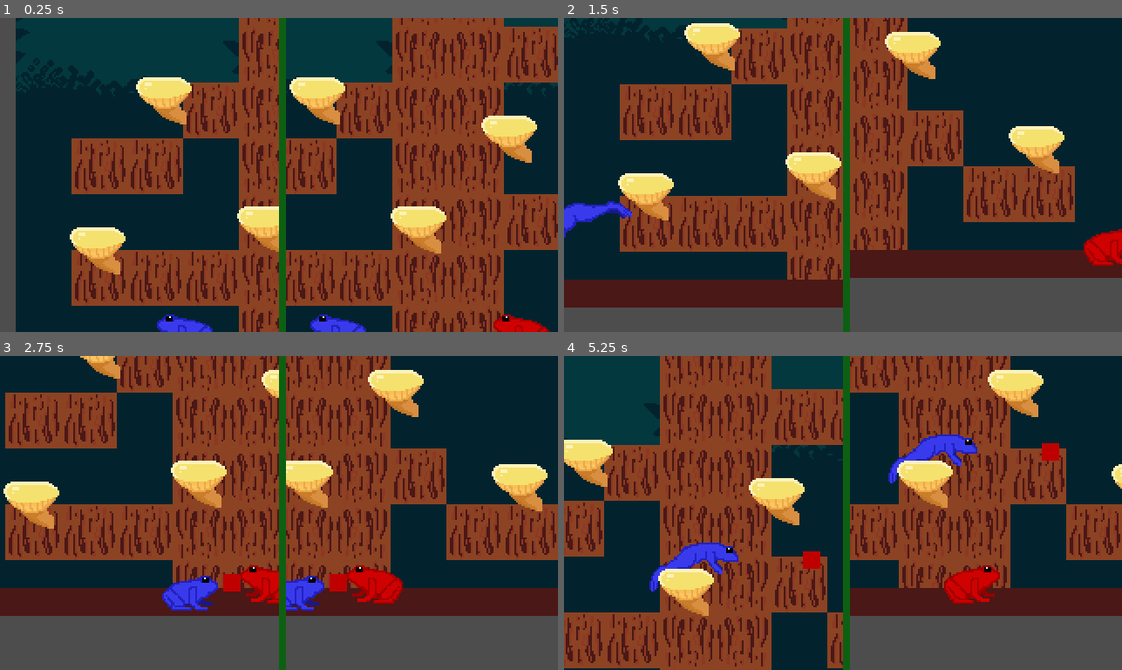
Above: before the commit, frames 1-4 (two rows, left to right).
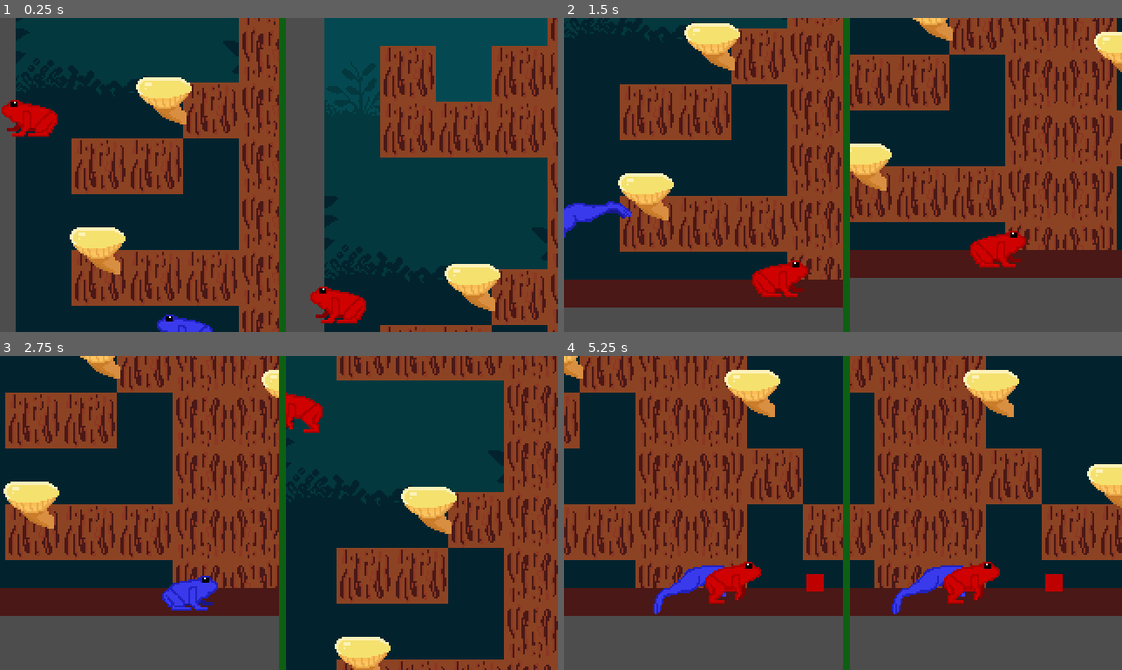
Above: after the commit, the same moments.

Repository: shrubino/CSP_LocalMult
Game: Godot game, scene res://Scenes/main.tscn
Two runs of this game, one before a commit and one after it. Both use one fixed random seed, a clock stepped at 60 frames per second and the inputs below.
Inputs:
- Up to frame 1 (0.25 s): no input
- Up to frame 2 (1.5 s): hold A (A) 0.53-1.28 s; hold Right (Right) from 0.53 s (still down); tap Up (Up) at 0.77, 1.07 s; tap C (C) at 0.8, 1.35 s
- Up to frame 3 (2.75 s): tap Up (Up) at 1.52, 1.82 s; tap D (D) at 1.55 s; release Right (Right) at 2.03 s; hold Left (Left) from 2.03 s (still down); hold D (D) from 2.03 s (still down); tap M (M) at 2.3 s
- Up to frame 4 (5.25 s): release Left (Left) at 2.78 s; release D (D) at 2.78 s; hold Right (Right) 2.78-4.28 s; tap M (M) at 2.85 s; tap Up (Up) at 3.02, 3.32, 3.77, 4.07, 4.52, 4.82 s; tap N (N) at 3.05, 3.6 s; hold S (S) 3.53-4.28 s; hold Left (Left) 4.28-5.03 s; tap S (S) at 4.35 s; tap V (V) at 4.55 s; hold Right (Right) from 5.03 s (still down); hold V (V) from 5.03 s (still down)

The runs differ from the first frame. In frame 1, 37% of the frame differs, in the area x 0-100%, y 0-100%; in frame 2, 29%; in frame 3, 40%; in frame 4, 49%.

Commit message:
Latest push

Diff:
--- a/local-multiplayer-game/Scenes/Level1.tscn
+++ b/local-multiplayer-game/Scenes/Level1.tscn
@@ -2,8 +2,8 @@
 
 [ext_resource type="Texture2D" uid="uid://cwra40fds0cwo" path="res://Resources/spritesheet.png" id="1_joc8x"]
 [ext_resource type="PackedScene" uid="uid://bro3dprem6cm0" path="res://Scenes/Player1.tscn" id="2_6l7je"]
-[ext_resource type="PackedScene" path="res://Scenes/player_2.tscn" id="3_jv6wh"]
 [ext_resource type="PackedScene" uid="uid://cf6nlic2jww2" path="res://Scenes/item.tscn" id="4_jghel"]
+[ext_resource type="PackedScene" uid="uid://dwacpckxvli0b" path="res://Scenes/Player2.tscn" id="4_ysn8j"]
 [ext_resource type="PackedScene" uid="uid://vmo7thkk6ugc" path="res://Scenes/mushroom.tscn" id="8_6ll4n"]
 [ext_resource type="Texture2D" uid="uid://ctc55x6e6ae34" path="res://Resources/Tiles/MUSHROOM PLATFORM.png" id="8_rpty4"]
 [ext_resource type="PackedScene" uid="uid://btwwcxhsmo6km" path="res://Scenes/dragon_fly.tscn" id="11_2h8qs"]
@@ -106,8 +106,7 @@
 run = false
 idle = false
 
-[node name="Player2" parent="." groups=["Player"] instance=ExtResource("3_jv6wh")]
-position = Vector2(202, 164)
+[node name="Player2" parent="." instance=ExtResource("4_ysn8j")]
 
 [node name="Items" type="Node" parent="."]
 
@@ -250,7 +249,10 @@
 position = Vector2(47, 128)
 
 [node name="Mushroom3" parent="." instance=ExtResource("8_6ll4n")]
-position = Vector2(143, 116)
+position = Vector2(267, 8)
+
+[node name="Sprite2D" parent="Mushroom3" index="0"]
+flip_h = true
 
 [node name="Mushroom4" parent="." instance=ExtResource("8_6ll4n")]
 position = Vector2(195, 64)
@@ -259,3 +261,5 @@
 position = Vector2(85, 42)
 
 [connection signal="pressed" from="CanvasLayer/WinPanel/RestartButton" to="Player1" method="_on_restart_button_pressed"]
+
+[editable path="Mushroom3"]
--- a/local-multiplayer-game/Scenes/main.tscn
+++ b/local-multiplayer-game/Scenes/main.tscn
@@ -88,7 +88,6 @@
 position_smoothing_enabled = true
 
 [node name="Level1" parent="HBoxContainer/LeftViewportContainer/LeftSubViewport" instance=ExtResource("2_8gbba")]
-unique_name_in_owner = true
 
 [node name="CanvasLayer" type="CanvasLayer" parent="HBoxContainer/LeftViewportContainer/LeftSubViewport"]
 visible = false
@@ -173,3 +172,6 @@
 offset_right = 164.0
 offset_bottom = 180.0
 color = Color(0.050980393, 0.3764706, 0.07058824, 1)
+
+[editable path="HBoxContainer/LeftViewportContainer/LeftSubViewport/Level1"]
+[editable path="HBoxContainer/LeftViewportContainer/LeftSubViewport/Level1/Mushroom3"]
--- a/local-multiplayer-game/Scenes/player_2.tscn
+++ /dev/null
@@ -1,150 +0,0 @@
-[gd_scene load_steps=13 format=3 uid="uid://djudxw4akuocg"]
-
-[ext_resource type="Script" uid="uid://ck1liuedogadu" path="res://Scripts/player_2.gd" id="1_cgts5"]
-[ext_resource type="Texture2D" uid="uid://cwra40fds0cwo" path="res://Resources/spritesheet.png" id="2_cgts5"]
-
-[sub_resource type="RectangleShape2D" id="RectangleShape2D_n5fpy"]
-size = Vector2(8, 10)
-
-[sub_resource type="CircleShape2D" id="CircleShape2D_cgts5"]
-radius = 6.0
-
-[sub_resource type="AtlasTexture" id="AtlasTexture_a3adp"]
-atlas = ExtResource("2_cgts5")
-region = Rect2(0, 0, 32, 32)
-
-[sub_resource type="AtlasTexture" id="AtlasTexture_n0kdt"]
-atlas = ExtResource("2_cgts5")
-region = Rect2(32, 0, 32, 32)
-
-[sub_resource type="SpriteFrames" id="SpriteFrames_eus2p"]
-animations = [{
-"frames": [{
-"duration": 1.0,
-"texture": SubResource("AtlasTexture_a3adp")
-}, {
-"duration": 1.0,
-"texture": SubResource("AtlasTexture_n0kdt")
-}],
-"loop": true,
-"name": &"Idle",
-"speed": 5.0
-}]
-
-[sub_resource type="Animation" id="Animation_dvont"]
-length = 0.001
-tracks/0/type = "value"
-tracks/0/imported = false
-tracks/0/enabled = true
-tracks/0/path = NodePath("Tongue:position")
-tracks/0/interp = 1
-tracks/0/loop_wrap = true
-tracks/0/keys = {
-"times": PackedFloat32Array(0),
-"transitions": PackedFloat32Array(1),
-"update": 0,
-"values": [Vector2(0, 0)]
-}
-
-[sub_resource type="Animation" id="Animation_2ale3"]
-resource_name = "TongueFireLeft"
-tracks/0/type = "value"
-tracks/0/imported = false
-tracks/0/enabled = true
-tracks/0/path = NodePath("Tongue:position")
-tracks/0/interp = 2
-tracks/0/loop_wrap = true
-tracks/0/keys = {
-"times": PackedFloat32Array(0, 0.2, 0.5),
-"transitions": PackedFloat32Array(1, 1, 1),
-"update": 0,
-"values": [Vector2(0, 0), Vector2(-90, 0), Vector2(0, 0)]
-}
-
-[sub_resource type="Animation" id="Animation_n5fpy"]
-resource_name = "TongueFireRight"
-tracks/0/type = "value"
-tracks/0/imported = false
-tracks/0/enabled = true
-tracks/0/path = NodePath("Tongue:position")
-tracks/0/interp = 2
-tracks/0/loop_wrap = true
-tracks/0/keys = {
-"times": PackedFloat32Array(0, 0.2, 0.5),
-"transitions": PackedFloat32Array(1, 1, 1),
-"update": 0,
-"values": [Vector2(0, 0), Vector2(90, 0), Vector2(0, 0)]
-}
-
-[sub_resource type="Animation" id="Animation_1yta1"]
-resource_name = "TongueFireUp"
-tracks/0/type = "value"
-tracks/0/imported = false
-tracks/0/enabled = true
-tracks/0/path = NodePath("Tongue:position")
-tracks/0/interp = 2
-tracks/0/loop_wrap = true
-tracks/0/keys = {
-"times": PackedFloat32Array(0, 0.2, 0.5),
-"transitions": PackedFloat32Array(1, 1, 1),
-"update": 0,
-"values": [Vector2(0, 0), Vector2(0, -90), Vector2(0, 0)]
-}
-
-[sub_resource type="AnimationLibrary" id="AnimationLibrary_dvont"]
-_data = {
-&"RESET": SubResource("Animation_dvont"),
-&"TongueFireLeft": SubResource("Animation_2ale3"),
-&"TongueFireRight": SubResource("Animation_n5fpy"),
-&"TongueFireUp": SubResource("Animation_1yta1")
-}
-
-[node name="Player2" type="CharacterBody2D" node_paths=PackedStringArray("leftRaycast", "middleRaycast", "rightRaycast", "tongue") groups=["Player2"]]
-script = ExtResource("1_cgts5")
-leftRaycast = NodePath("LeftCast")
-middleRaycast = NodePath("MiddleCast")
-rightRaycast = NodePath("RightCast")
-idle = true
-tongue = NodePath("Tongue")
-
-[node name="CollisionShape2D" type="CollisionShape2D" parent="."]
-shape = SubResource("RectangleShape2D_n5fpy")
-
-[node name="LeftCast" type="RayCast2D" parent="."]
-position = Vector2(-4, 0)
-target_position = Vector2(0, -10)
-
-[node name="MiddleCast" type="RayCast2D" parent="."]
-target_position = Vector2(0, -10)
-
-[node name="RightCast" type="RayCast2D" parent="."]
-position = Vector2(4, 0)
-target_position = Vector2(0, -10)
-
-[node name="Camera2D" type="Camera2D" parent="."]
-
-[node name="Tongue" type="Area2D" parent="."]
-
-[node name="CollisionShape2D" type="CollisionShape2D" parent="Tongue"]
-shape = SubResource("CircleShape2D_cgts5")
-
-[node name="ColorRect" type="ColorRect" parent="Tongue"]
-offset_left = -5.0
-offset_top = -5.0
-offset_right = 5.0
-offset_bottom = 5.0
-color = Color(0.7490196, 0, 0, 1)
-metadata/_edit_use_anchors_ = true
-
-[node name="Sprite2D" type="AnimatedSprite2D" parent="." groups=["Player2"]]
-sprite_frames = SubResource("SpriteFrames_eus2p")
-animation = &"Idle"
-autoplay = "Idle"
-frame_progress = 0.6007136
-
-[node name="AnimationPlayer" type="AnimationPlayer" parent="."]
-libraries = {
-&"": SubResource("AnimationLibrary_dvont")
-}
-
-[connection signal="body_entered" from="Tongue" to="." method="_on_tongue_body_entered"]
--- a/local-multiplayer-game/Scripts/main.gd
+++ b/local-multiplayer-game/Scripts/main.gd
@@ -4,12 +4,12 @@
 	{
 		sub_viewport = %LeftSubViewport,
 		camera = %LeftCamera2D,
-		player = %Level1/Player1,
+		player = $HBoxContainer/LeftViewportContainer/LeftSubViewport/Level1/Player1,
 	},
 	{
 		sub_viewport = %RightSubViewport,
 		camera = %RightCamera2D,
-		player = %Level1/Player2,
+		player = $HBoxContainer/LeftViewportContainer/LeftSubViewport/Level1/Player2,
 	}
 ]
 
--- a/local-multiplayer-game/Scripts/player_1.gd
+++ b/local-multiplayer-game/Scripts/player_1.gd
@@ -16,7 +16,7 @@
 #INFO OVERALL ENABLED/DISABLED
 @onready var can_input := true
 
-#INFO GET REFERN
+#INFO GET REFERENCE TO OTHER PLAYER
 @onready var otherPlayer = get_tree().get_first_node_in_group("Player2")
 
 #INFO HORIZONTAL MOVEMENT
@@ -92,10 +92,10 @@
 @export var idle: bool
 ##Animations must be named "walk" all lowercase as the check box says
 @export var walk: bool
+##Animations must be named "slide" all lowercase as the check box says
+@export var slide: bool
 ##Animations must be named "latch" all lowercase as the check box says
 @export var falling: bool
-#Animation for sun on ground
-@export var stun : bool
 
 @export_category("Tongue Controls")
 ##Drop in an instance of the tongue, right now let's say it's a circular area2d
@@ -106,10 +106,11 @@
 @export var tongueRange := 110 #this currently DOES NOTHING
 ##Reset timer for when the tongue sticks to something
 @export var tongueResetTimer := 1.0
-#Stops from re-sticking to the same thing twice or twice in one shot
+##Stops from re-sticking to the same thing twice or twice in one shot
 @export var canStick := true
 ##Timer for stun length
 @export var tongueStunTime := 2.0
+
 
 @onready var isStunned := false
 
@@ -470,7 +471,7 @@
 	# newTween.tween_property(tongue, "position", Vector2(0,0), 0.25)
 
 	var tongue_direction = Vector2.RIGHT if $Sprite2D.flip_h else Vector2.LEFT
-	if Input.is_action_pressed("Up"):
+	if Input.is_action_pressed("W"):
 		tongue_direction = Vector2.UP
 	newTween.tween_property(tongue, "position", (tongue_direction * 80), 0.25)
 	newTween.tween_property(tongue, "position", Vector2(0,0), 0.25)
